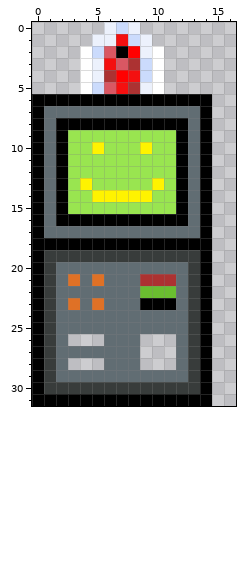
Pixel-art sprite -- src/main/resources/sprites/terminal_activated.png. Above is the file before it was changed.
The file is 320x320 pixels, drawn in blocks of 10x10; one block is one cell here. Shown: x 0..16, y 0..31.
And afterwards:
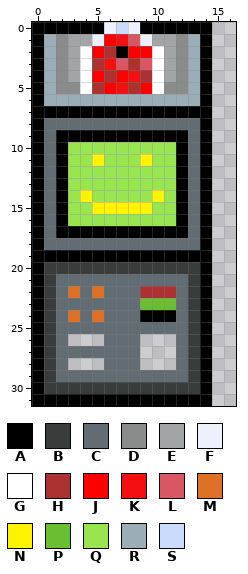
Palette (. is transparent): A #000000  B #383c3b  C #616d73  D #8a8c8c  E #a2a5a5  F #ecf1fc  G #ffffff  H #ac3232  J #ff0000  K #f41010  L #d95763  M #df7126  N #fff300  P #6abe30  Q #99e550  R #9badb7  S #cbdbfc
The edit:
y 0: x 0..5 ...... -> AAAAAA; x 9..14 ...... -> AAAAAA
y 1: x 0..4 ..... -> ARDEE; x 6 F -> J; x 8 S -> L; x 10..14 ..... -> EEDRA
y 2: x 0..3 .... -> ARDE; x 5..6 SL -> JH; x 9 F -> J; x 11..14 .... -> EDRA
y 3: x 0..3 .... -> ARDE; x 5 F -> H; x 9 S -> L; x 11..14 .... -> EDRA
y 4: x 0..3 .... -> ARDE; x 5 F -> J; x 9 S -> H; x 11..14 .... -> EDRA
y 5: x 0..3 .... -> ARDD; x 5..6 SL -> HJ; x 9 F -> J; x 11..14 .... -> DDRA
y 6: x 1..13 AAAAAAAAAAAAA -> RRRRRRRRRRRRR
y 7: x 1..13 CCCCCCCCCCCCC -> AAAAAAAAAAAAA
y 8: x 2..12 AAAAAAAAAAA -> CCCCCCCCCCC
y 9: x 3..11 QQQQQQQQQ -> AAAAAAAAA
y 10: x 5 N -> Q; x 9 N -> Q
y 11: x 5 Q -> N; x 9 Q -> N
y 13: x 4 N -> Q; x 10 N -> Q
y 14: x 4..10 QNNNNNQ -> NQQQQQN
y 15: x 5..9 QQQQQ -> NNNNN
y 16: x 3..11 AAAAAAAAA -> QQQQQQQQQ
y 17: x 2..12 CCCCCCCCCCC -> AAAAAAAAAAA
y 18: x 1..13 AAAAAAAAAAAAA -> CCCCCCCCCCCCC
y 19: x 1..13 BBBBBBBBBBBBB -> AAAAAAAAAAAAA
y 20: x 2..12 CCCCCCCCCCC -> BBBBBBBBBBB
y 21: x 3 M -> C; x 5 M -> C; x 9..11 HHH -> CCC
y 22: x 3 C -> M; x 5 C -> M; x 9..11 PPP -> HHH
y 23: x 3 M -> C; x 5 M -> C; x 9..11 AAA -> PPP
y 24: x 3 C -> M; x 5 C -> M; x 9..11 CCC -> AAA
